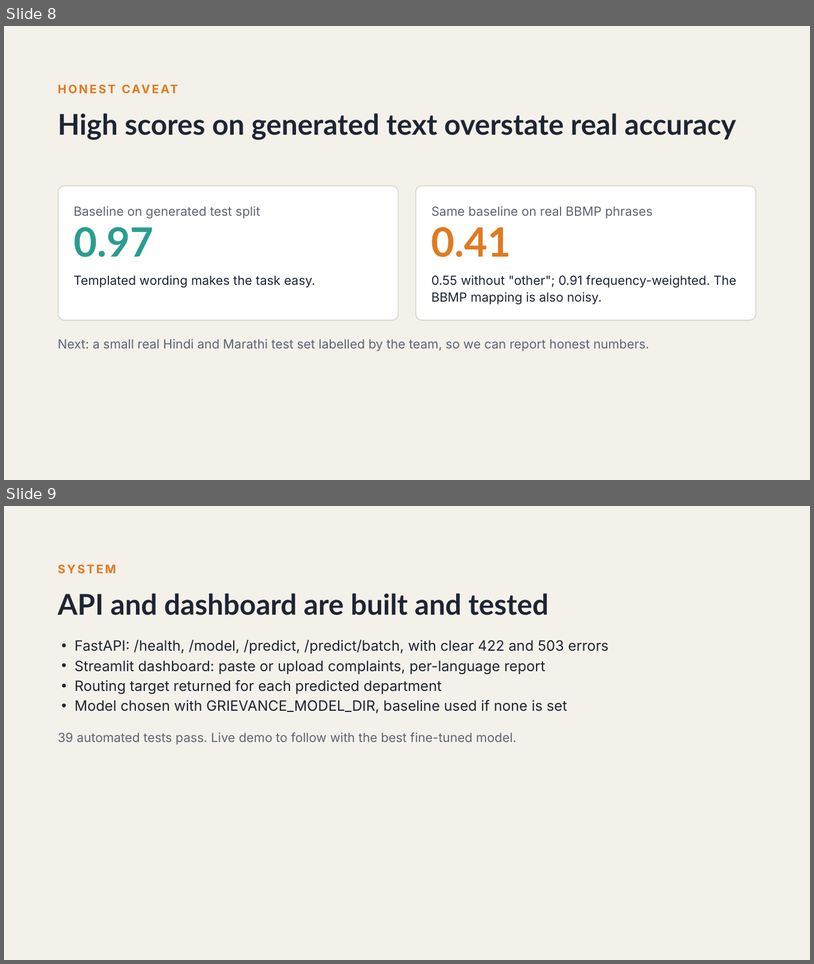
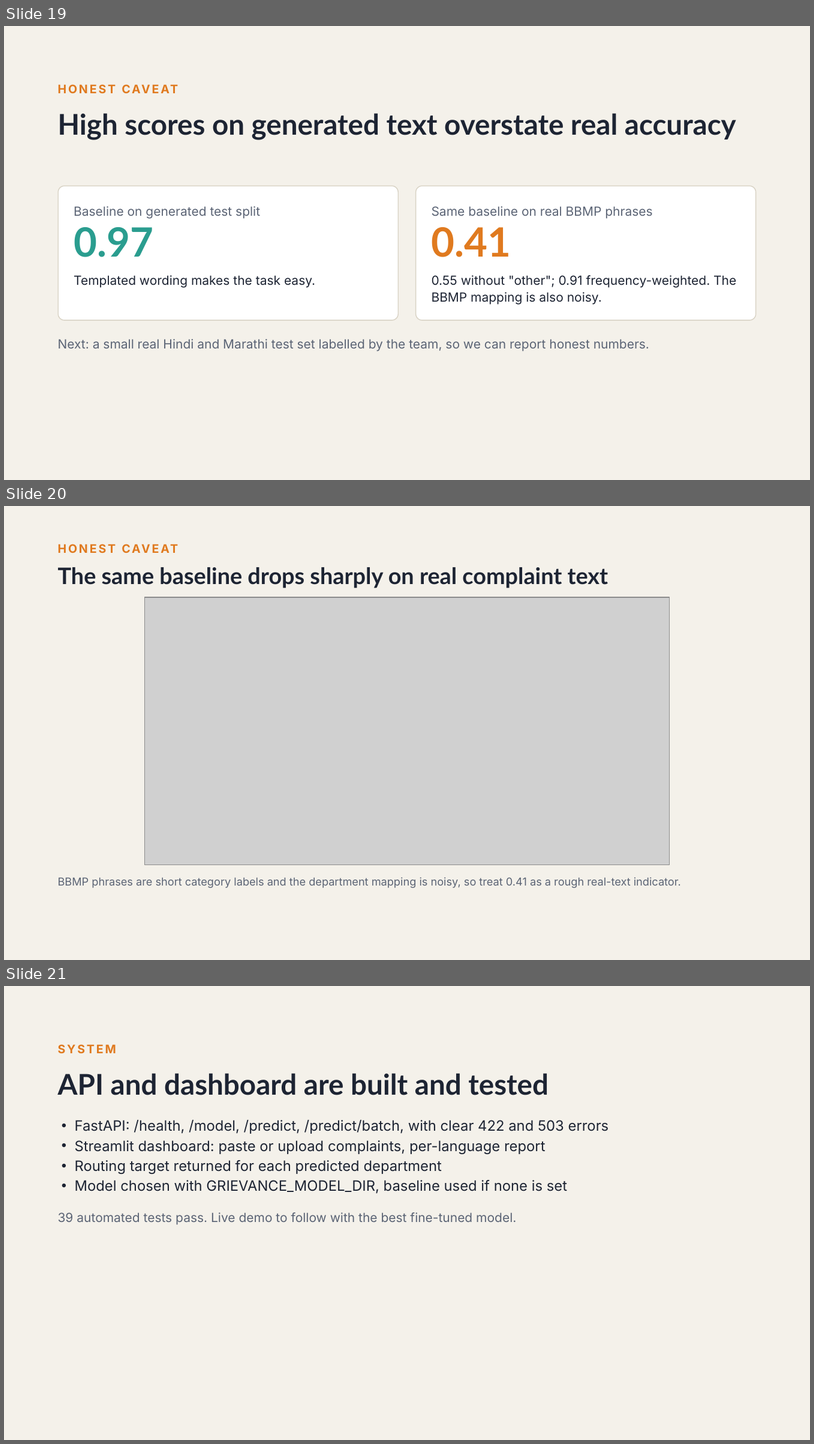
Before and after one commit to sam131725/public_grievenes, a slide deck: docs/slides/P8_Mid-term_Review.pptx. Shown one above the other, each under a label of ours: slides 8 and 9 before the commit, slides 19, 20 and 21 after it. The pictures are 814x964 and 814x1444 pixels, drawn with LibreOffice and Linux fonts; fonts in the diff are those of the drawing; grey boxes stand for pictures. Boxes give left, top, right and bottom in pixels: in the first picture for what was removed or moved away, otherwise in the second. Text is boxed around its words. In the diff, an @@ line names an element or a change of style, - is before the commit and + after.

```diff
--- a/docs/slides/P8_Mid-term_Review.pptx
+++ b/docs/slides/P8_Mid-term_Review.pptx
@@ slide 20 added at [4,506,810,960], background #F4F1EA @@
@@ text added at [58,540,778,558], 14 pt, text #E07A1F, bold @@
+HONEST CAVEAT
@@ title added at [58,567,609,588], 27 pt, text #1D2433, bold @@
+The same baseline drops sharply on real complaint text
@@ picture added at [145,597,670,865] @@
@@ text added at [58,877,681,888], 13 pt, text #5B6475 @@
+BBMP phrases are short category labels and the department mapping is noisy, so treat 0.41 as a rough real-text indicator.
@@ what was slide 8 is now slide 19 @@
@@ what was slide 9 is now slide 21 @@
```
Also in this commit, not shown: 1 slide changed, 12 other slides added.
